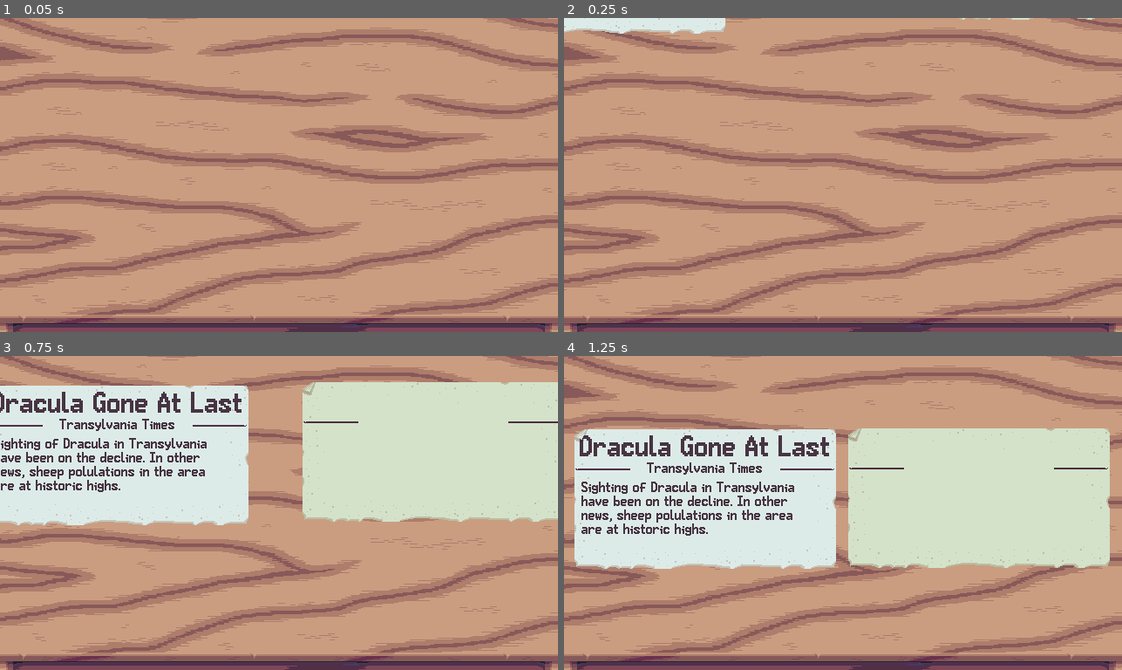
Above: before the commit, frames 1-4 (two rows, left to right).
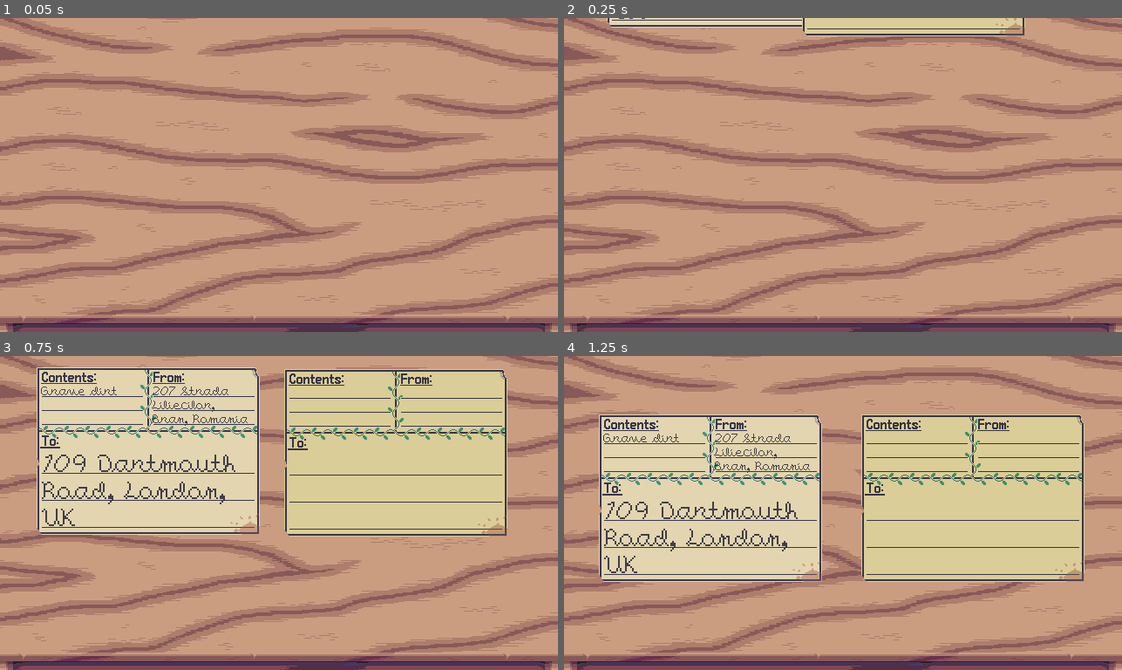
Above: after the commit, the same moments.

Repository: AverageStardust/the-count-is-down
Game: Godot game, scene res://desk.tscn
The game is run twice, just before and just after one commit, with the same random seed, the same clock (stepped at 60 frames per second) and the same inputs. The engine's default icon, where the game draws it, is replaced by a stand-in: a white triangle on a blue panel in a dark square.
Inputs (mouse positions are in pixels of both pictures, inside the frame that each line leads up to):
- Up to frame 1 (0.05 s): no input
- Up to frame 2 (0.25 s): no input
- Up to frame 3 (0.75 s): move the mouse to (251, 575) at 0.52 s; click (251, 575) at 0.67 s
- Up to frame 4 (1.25 s): no input

Frame 1 is identical in both runs. In frame 2, 3.9% of the frame differs, in the area x 0-96%, y 0-6%; in frame 3, 49%, in the area x 0-100%, y 3-58%; in frame 4, 48%.

Commit message:
add criticism telegrams

Diff:
--- a/documents/newspaperClipping.tscn
+++ b/documents/newspaperClipping.tscn
@@ -1,6 +1,6 @@
 [gd_scene format=3 uid="uid://dratlcpbp1wpr"]
 
-[ext_resource type="Script" uid="uid://b1memdp67e4uw" path="res://scripts/newspaperClipping.gd" id="1_r8a8a"]
+[ext_resource type="Script" uid="uid://b1memdp67e4uw" path="res://scripts/documents/newspaperClipping.gd" id="1_r8a8a"]
 [ext_resource type="Texture2D" uid="uid://cr2glol0b3cje" path="res://art/newspaper.png" id="2_hwux0"]
 [ext_resource type="Theme" uid="uid://canmh3500dx24" path="res://themes/print.tres" id="2_v4hx1"]
 [ext_resource type="Texture2D" uid="uid://bewswi7fdpqt5" path="res://art/newspaperOverlay.png" id="4_c76nq"]
--- a/documents/packageLabel.tscn
+++ b/documents/packageLabel.tscn
@@ -2,15 +2,14 @@
 
 [ext_resource type="Theme" uid="uid://ct0r2o3h378ai" path="res://themes/handwriting.tres" id="1_6k7at"]
 [ext_resource type="Texture2D" uid="uid://dll1bsqe7er1s" path="res://art/packageLabel.png" id="2_6k7at"]
-[ext_resource type="Script" uid="uid://dbm5ar3okh3r0" path="res://scripts/packageLabel.gd" id="3_6k7at"]
+[ext_resource type="Script" uid="uid://dbm5ar3okh3r0" path="res://scripts/documents/packageLabel.gd" id="3_6k7at"]
 
 [sub_resource type="StyleBoxTexture" id="StyleBoxTexture_r8a8a"]
 texture = ExtResource("2_6k7at")
 
 [node name="PackageLabel" type="Panel" unique_id=1500786714]
-custom_minimum_size = Vector2(256, 192)
 offset_right = 256.0
-offset_bottom = 160.0
+offset_bottom = 192.0
 theme = ExtResource("1_6k7at")
 theme_override_styles/panel = SubResource("StyleBoxTexture_r8a8a")
 script = ExtResource("3_6k7at")
--- /dev/null
+++ b/documents/telegram.tscn
@@ -0,0 +1,67 @@
+[gd_scene format=3 uid="uid://twdtmhgj8iuk"]
+
+[ext_resource type="Theme" uid="uid://ct0r2o3h378ai" path="res://themes/handwriting.tres" id="1_a27ct"]
+[ext_resource type="Theme" uid="uid://canmh3500dx24" path="res://themes/print.tres" id="1_u3bbh"]
+[ext_resource type="Texture2D" uid="uid://bgju0ryct5wgb" path="res://art/telegram.png" id="2_u3bbh"]
+[ext_resource type="Script" uid="uid://btmqie5jxc58v" path="res://scripts/documents/telegram.gd" id="3_u3bbh"]
+
+[sub_resource type="StyleBoxTexture" id="StyleBoxTexture_r8a8a"]
+texture = ExtResource("2_u3bbh")
+
+[node name="Telegram" type="Panel" unique_id=1500786714]
+offset_right = 192.0
+offset_bottom = 128.0
+theme = ExtResource("1_a27ct")
+theme_override_styles/panel = SubResource("StyleBoxTexture_r8a8a")
+script = ExtResource("3_u3bbh")
+
+[node name="To" type="LineEdit" parent="." unique_id=217651719]
+layout_mode = 0
+offset_left = 3.0
+offset_top = 43.0
+offset_right = 110.0
+offset_bottom = 59.0
+mouse_filter = 1
+alignment = 1
+context_menu_enabled = false
+emoji_menu_enabled = false
+shortcut_keys_enabled = false
+middle_mouse_paste_enabled = false
+selecting_enabled = false
+drag_and_drop_selection_enabled = false
+
+[node name="Date" type="LineEdit" parent="." unique_id=398996871]
+layout_mode = 0
+offset_left = 111.0
+offset_top = 44.0
+offset_right = 191.0
+offset_bottom = 60.0
+mouse_filter = 1
+theme = ExtResource("1_u3bbh")
+theme_override_colors/font_color = Color(0.68793875, 0.13226181, 0.19369772, 0.8627451)
+theme_override_colors/font_uneditable_color = Color(0.6862745, 0.13333334, 0.19215687, 0.8627451)
+theme_override_colors/caret_color = Color(0.6862745, 0.13333334, 0.19215687, 1)
+alignment = 1
+context_menu_enabled = false
+emoji_menu_enabled = false
+shortcut_keys_enabled = false
+middle_mouse_paste_enabled = false
+selecting_enabled = false
+drag_and_drop_selection_enabled = false
+
+[node name="Body" type="TextEdit" parent="." unique_id=973700025]
+layout_mode = 0
+offset_left = 2.0
+offset_top = 60.0
+offset_right = 190.0
+offset_bottom = 124.0
+mouse_filter = 1
+context_menu_enabled = false
+emoji_menu_enabled = false
+shortcut_keys_enabled = false
+selecting_enabled = false
+drag_and_drop_selection_enabled = false
+middle_mouse_paste_enabled = false
+empty_selection_clipboard_enabled = false
+wrap_mode = 1
+autowrap_mode = 2
--- a/resources/story.tres
+++ b/resources/story.tres
@@ -10,6 +10,9 @@
 2: PackedStringArray("Sighting of Dracula in Transylvania have been on the decline. In other news, sheep polulations in the area are at historic highs."),
 3: PackedStringArray("Grave dirt"),
 4: PackedStringArray("207 Strada Liliecilor, Bran, Romania"),
-5: PackedStringArray("109 Dartmouth Road, London, UK")
+5: PackedStringArray("109 Dartmouth Road, London, UK"),
+6: PackedStringArray("J. Harker"),
+7: PackedStringArray("16MAY1893"),
+8: PackedStringArray("Come back to my castle, I swear my wives won\'t attack you again. -Dracula")
 })
 metadata/_custom_type_script = "uid://b2aeo60ghf1tl"
--- a/scripts/Grader.gd
+++ b/scripts/Grader.gd
@@ -7,19 +7,23 @@
 var n
 
 func get_advice(original: Array[DocumentField], forgery: Array[DocumentField]) -> String:
-	var original_length: int = 0
-	var forgery_length: int = 0
-	var goal_score: float = 0
+	var worst_accuracy_score: float = 0
+	var worst_length_score: float = 0
 	var worst_rule_score: float = 0
 	var worst_rule = rules[0]
 
 	for i in original.size():
-		original_length += original[i].text.length()
-		forgery_length += forgery[i].text.length()
-		goal_score += goal_dist(original[i], forgery[i])
+		var original_length: int = original[i].text.length()
+		var goal_dist: int = goal_dist(original[i], forgery[i])
+		var accuracy_score =  float(goal_dist) / float(original_length)
+		worst_accuracy_score = max(worst_accuracy_score, accuracy_score)
+
+		var forgery_length: int = forgery[i].text.length()
+		var length_score = abs(original_length - forgery_length) / original_length
+		worst_length_score = max(worst_length_score, length_score)
 
 		lev_dist(forgery[i].text, original[i].text)
-		var relative_positions = rel_pos()
+		var relative_positions: Array[int] = rel_pos()
 
 		for rule in rules:
 			var rule_score = rule.relative_edit_score(original[i], forgery[i], relative_positions)
@@ -28,16 +32,13 @@
 				worst_rule_score = rule_score
 				worst_rule = rule
 
-	goal_score /= float(original_length)
-
-	if worst_rule_score > 0.4:
-		if goal_score + 0.1 > worst_rule_score:
-			if forgery_length < original_length * 0.6:
-				return "You must have missed copying something, this is too empty."
-			else:
-				return "You've made too many changes unnecessary, it just looks fake."
+	if worst_accuracy_score > 0.35:
+		if worst_length_score > 0.2:
+			return "You missed copying something, the last forgery looks too empty."
+		elif worst_rule_score > worst_accuracy_score + 0.1:
+			return worst_rule.get_advice()
 		else:
-			return worst_rule.get_advice()
+			return "You made unnecessary changes, the last forgery looks fake."
 	else:
 		return ""
 
@@ -86,7 +87,7 @@
 	var j = m-1
 	var prev = lev_mat[n*m-1]+1
 	var similar: Array[int]
-	similar.resize(n-1)
+	similar.resize(n)
 
 	if j == 0:
 		similar.fill(0)
@@ -102,4 +103,6 @@
 			similar[i - 1] = j - 1
 			prev = lev_mat[i*m + j]
 
+	similar[n - 1] = similar[n - 2] + 1
+
 	return similar
--- a/scripts/desk.gd
+++ b/scripts/desk.gd
@@ -1,12 +1,11 @@
 extends Control
 
 var NEWSPAPER_CLIPPING = preload("res://documents/newspaperClipping.tscn")
+var PACKAGE_LABEL = preload("res://documents/packageLabel.tscn")
+var TELEGRAM = preload("res://documents/telegram.tscn")
 
 @onready var originalSlot: Control = $Desk/DeskTop/OriginalSlot
 @onready var forgerySlot: Control = $Desk/DeskTop/ForgerySlot
-
-var originalDocument: Document
-var forgeryDocument: Document
 
 enum State {
 	READING_LETTERS,
@@ -18,42 +17,54 @@
 var state: State = State.READING_LETTERS
 
 func _ready() -> void:
-	pass
-
-func _process(_delta: float) -> void:
-	match(state):
-		State.READING_LETTERS:
-			transition_to_forging()
-
-		State.FORGING_DOCUMENTS:
-			pass
-
-		State.RECEIVING_CRITICISM:
-			pass
-
-		State.REACHED_ENDING:
-			pass
+	await get_tree().process_frame
+	transition_to_forging()
 
 func transition_to_forging():
-	originalDocument = NEWSPAPER_CLIPPING.instantiate()
-	forgeryDocument = NEWSPAPER_CLIPPING.instantiate()
+	var document_type: PackedScene = next_document_type()
 
+	var originalDocument: Document = document_type.instantiate()
 	originalDocument.editable = false
-	forgeryDocument.editable = true
+	originalDocument.draggable = false
+	originalSlot.add_child(originalDocument)
+	originalDocument.write_content()
 
-	originalSlot.add_child(originalDocument)
+	var forgeryDocument: Document = document_type.instantiate()
 	forgerySlot.add_child(forgeryDocument)
-
-	originalDocument.write_content()
 
 	state = State.FORGING_DOCUMENTS
 
 	await forgeryDocument.discarded
 
-	var advice = Grader.get_advice(originalDocument.get_fields(), forgeryDocument.get_fields())
-	print(advice)
+	var advice = Grader.get_advice(
+		originalDocument.get_fields(),
+		forgeryDocument.get_fields())
+	originalDocument.discard()
 
-	originalDocument.discard()
 	await originalDocument.discarded
 
+	if !advice.is_empty():
+		transition_to_criticism(advice)
+	else:
+		transition_to_forging()
+
+func transition_to_criticism(advice: String):
+	var criticismTelegram: Telegram = TELEGRAM.instantiate()
+	criticismTelegram.editable = false
+	forgerySlot.add_child(criticismTelegram)
+	criticismTelegram.write_message("Marishka", advice + " -Aleera")
+
+	state = State.RECEIVING_CRITICISM
+
+	await criticismTelegram.discarded
+
 	transition_to_forging()
+
+func next_document_type() -> PackedScene:
+	match randi_range(0, 2):
+		0:
+			return NEWSPAPER_CLIPPING
+		1:
+			return PACKAGE_LABEL
+		2, _:
+			return TELEGRAM
--- a/scripts/document.gd
+++ b/scripts/document.gd
@@ -5,6 +5,7 @@
 signal discarded
 
 @export var editable = true: set = set_editable
+@export var draggable = true
 
 var velocity: Vector2
 var origin_position: Vector2
@@ -46,7 +47,7 @@
 	position = position.lerp(position * 2 - origin_position, delta * 2.5)
 
 func _gui_input(event):
-	if editable && event is InputEventMouseMotion:
+	if draggable && event is InputEventMouseMotion:
 		if event.button_mask & 1:
 			position += event.relative
 			accept_event()
--- a/scripts/documentField.gd
+++ b/scripts/documentField.gd
@@ -7,7 +7,10 @@
 	NEWSPAPER_BODY,
 	PACKAGE_CONTENTS,
 	TRANSYLVANIA_ADDRESS,
-	ENGLAND_ADDRESS
+	ENGLAND_ADDRESS,
+	TELEGRAM_TO,
+	TELEGRAM_DATE,
+	TELEGRAM_BODY
 }
 
 var text: String
--- /dev/null
+++ b/scripts/documents/telegram.gd
@@ -0,0 +1,48 @@
+extends Document
+class_name Telegram
+
+@onready var to: LineEdit = $To
+@onready var date: LineEdit = $Date
+@onready var body: TextEdit = $Body
+
+func _ready() -> void:
+	super._ready()
+	date.position.x += randi_range(-3, 3)
+	date.position.y += randi_range(-2, 2)
+
+func write_content():
+	to.text = Writer.random_content(DocumentField.FieldType.TELEGRAM_TO)
+	date.text = Writer.random_content(DocumentField.FieldType.TELEGRAM_DATE)
+	body.text = Writer.random_content(DocumentField.FieldType.TELEGRAM_BODY)
+
+func write_message(_to: String, message: String):
+	to.text = _to
+	date.text = Writer.random_content(DocumentField.FieldType.TELEGRAM_DATE)
+	body.text = message
+
+func get_fields() -> Array[DocumentField]:
+	return [
+		DocumentField.new(to.text, DocumentField.FieldType.NEWSPAPER_TITLE),
+		DocumentField.new(date.text, DocumentField.FieldType.NEWSPAPER_PUBLISHER),
+		DocumentField.new(body.text, DocumentField.FieldType.NEWSPAPER_BODY)]
+
+func set_editable(_editable: bool) -> void:
+	if not is_node_ready():
+		await ready
+
+	editable = _editable
+
+	if editable:
+		modulate = Color(0.96, 0.96, 0.87)
+	else:
+		modulate = Color.WHITE
+
+	to.editable = editable
+	to.focus_mode = FOCUS_ALL if editable else FOCUS_NONE
+
+	date.editable = editable
+	date.focus_mode = FOCUS_ALL if editable else FOCUS_NONE
+
+	body.editable = editable
+	body.focus_mode = FOCUS_ALL if editable else FOCUS_NONE
+	body.mouse_behavior_recursive = MOUSE_BEHAVIOR_INHERITED if editable else MOUSE_BEHAVIOR_DISABLED
--- a/scripts/rules/replaceDraculaRule.gd
+++ b/scripts/rules/replaceDraculaRule.gd
@@ -2,7 +2,7 @@
 class_name ReplaceDraculaRule
 
 func get_advice() -> String:
-	return "It seems like something about Dracula got out, make sure to replace his name with Hank"
+	return "You let Dracula's name get out, remember, it's \"Hank\""
 
 func find_edits(field: DocumentField) -> Array[RuleEdit]:
 	var edits: Array[RuleEdit] = []
--- a/themes/handwriting.tres
+++ b/themes/handwriting.tres
@@ -1,6 +1,13 @@
 [gd_resource type="Theme" format=3 uid="uid://ct0r2o3h378ai"]
 
 [ext_resource type="FontFile" uid="uid://bse4im0wxolfc" path="res://art/vanHelsing.ttf" id="1_n6cft"]
+
+[sub_resource type="StyleBoxFlat" id="StyleBoxFlat_2pgd1"]
+bg_color = Color(0, 0, 0, 0.047058824)
+
+[sub_resource type="StyleBoxEmpty" id="StyleBoxEmpty_x4bp3"]
+
+[sub_resource type="StyleBoxEmpty" id="StyleBoxEmpty_3ytef"]
 
 [sub_resource type="StyleBoxFlat" id="StyleBoxFlat_0tfap"]
 bg_color = Color(0, 0, 0, 0.047058824)
@@ -12,6 +19,14 @@
 [sub_resource type="StyleBoxEmpty" id="StyleBoxEmpty_oxcfv"]
 
 [resource]
+LineEdit/colors/caret_color = Color(0.15294118, 0.14901961, 0.21960784, 1)
+LineEdit/colors/font_color = Color(0.15294118, 0.14901961, 0.21960784, 0.8627451)
+LineEdit/colors/font_uneditable_color = Color(0.15294118, 0.14901961, 0.21960784, 0.8627451)
+LineEdit/font_sizes/font_size = 15
+LineEdit/fonts/font = ExtResource("1_n6cft")
+LineEdit/styles/focus = SubResource("StyleBoxFlat_2pgd1")
+LineEdit/styles/normal = SubResource("StyleBoxEmpty_x4bp3")
+LineEdit/styles/read_only = SubResource("StyleBoxEmpty_3ytef")
 TextEdit/colors/background_color = Color(0, 0, 0, 0)
 TextEdit/colors/caret_color = Color(0.15294118, 0.14901961, 0.21960784, 1)
 TextEdit/colors/font_color = Color(0.15294118, 0.14901961, 0.21960784, 0.8627451)
Binary file added: art/telegram.aseprite
Binary file added: art/telegram.png
Not shown, added: art/telegram.png.import
Renamed: scripts/newspaperClipping.gd -> scripts/documents/newspaperClipping.gd
Renamed: scripts/newspaperClipping.gd.uid -> scripts/documents/newspaperClipping.gd.uid
Renamed: scripts/packageLabel.gd -> scripts/documents/packageLabel.gd
Renamed: scripts/packageLabel.gd.uid -> scripts/documents/packageLabel.gd.uid
Not shown, added: scripts/documents/telegram.gd.uid
